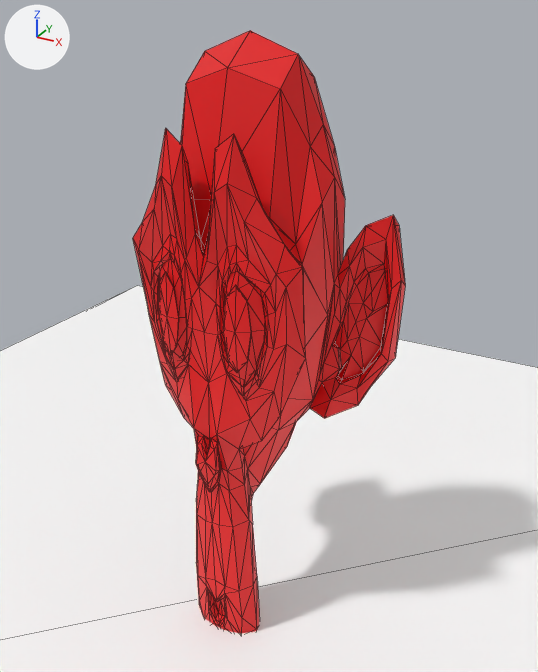
A saved change to the glTF model assets/shadows_demo.glb.
The view is the same before and after, from a camera (50 mm lens) standing at (3.37, -5.73, 6.05) and looking at (0.11, 0.2, 3.09). Every picture has the same lights, and +X, +Y and +Z are marked at upper left. Mesh edges are drawn as thin lines. Vertices at the same position are counted once.

The scene before the commit, as lines of its bpy script (objects in view):
```python
me_cube_001 = bpy.data.meshes.new('Cube.001')
me_cube_001.from_pydata(...)  # a box spanning x -7.5..7.5, y -7.5..7.5, z -0.3..0.0
me_cube_001.materials.append(mat_material_001)  # white #ffffff
me_suzanne = bpy.data.meshes.new('Suzanne')
me_suzanne.from_pydata(...)  # 505 vertices, 968 faces; spans x -1.37..1.37, y -0.85..0.85, z -0.26..5.89
me_suzanne.materials.append(mat_material)  # red #e70003
ob_cube = bpy.data.objects.new('Cube', me_cube_001)
ob_cube.location = (0.0, 0.0, 0.0)
ob_suzanne = bpy.data.objects.new('Suzanne', me_suzanne)
ob_suzanne.location = (0.0, 0.0, 0.0)
```
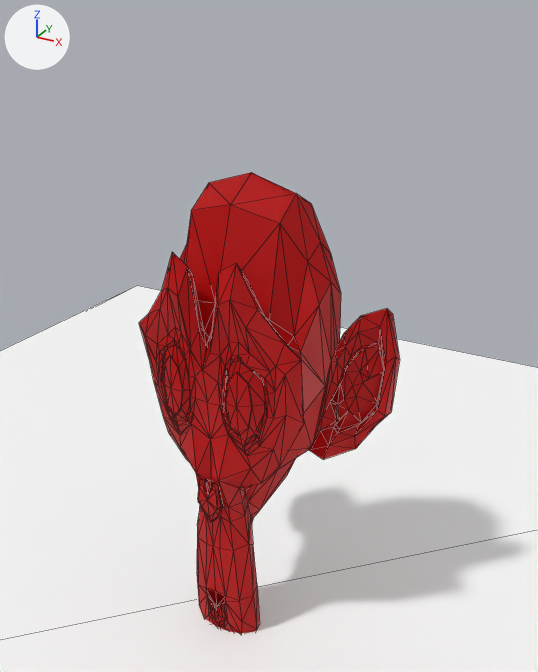
Where the newer file only moved an object's origin or applied its transform, the numbers keep the older frame.

Where the change shows, as pixel boxes (x1, y1, x2, y2) in the pictures (538 x 672 px; the box of a moved part takes in the faces that stretch with it):
'Suzanne', mesh rescaled (not visible afterwards)
    before: (133, 31, 405, 634)
'Suzanne.001', added (red)
    after: (139, 172, 400, 634)
part 1 of me_suzanne, moved or reshaped
    before: (133, 31, 405, 634)
    after: (139, 172, 400, 634)

The change, as a diff of the scene's bpy script:
```diff
--- a/assets/shadows_demo.glb.py
+++ b/assets/shadows_demo.glb.py
@@ me_suzanne @@
 me_suzanne.from_pydata(...)  # 505 vertices, 968 faces; spans x -1.37..1.37, y -0.85..0.85, z -0.26..5.89
 # used by ob_suzanne; location = (0.0, 0.0, 0.0)
+# me_suzanne part 1: the whole mesh is scaled about the mesh origin by (1, 1, 0.8)
 me_suzanne.materials.append(mat_material)
@@ ob_suzanne_001 @@
+ob_suzanne_001 = bpy.data.objects.new('Suzanne.001', me_suzanne)
+ob_suzanne_001.location = (0.0, 0.0, 0.0)
```
